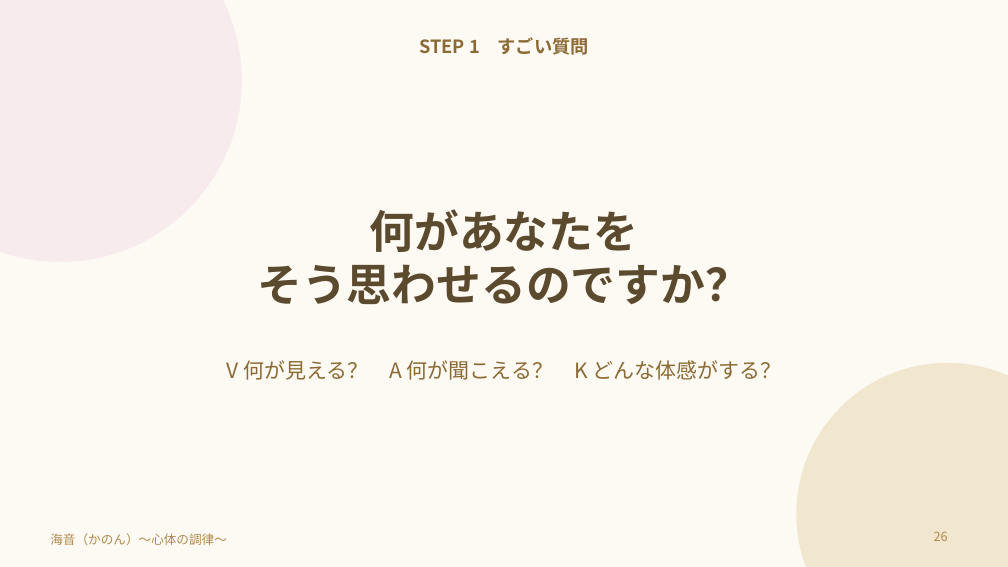
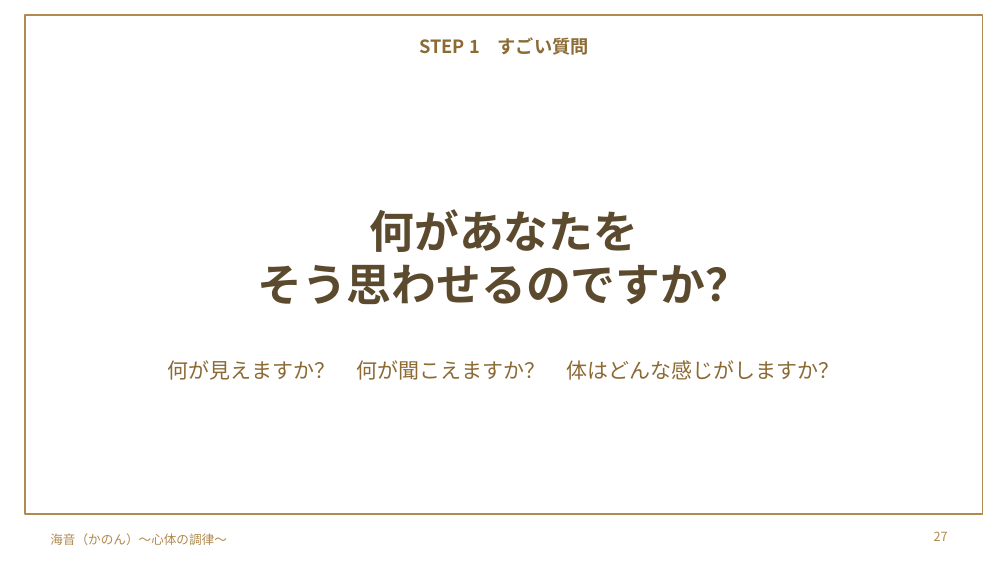
Before and after one commit to y-takahashi-cmd/MyBrain, a slide deck: slide 27 of 20_Projects/海音_心体の調律/単発/仁部あきえさん/20261028_仁部あきえさん_お金のブロック単発セッション.pptx (slide 26 before the commit). Drawn at 1008x567 pixels with LibreOffice and Linux fonts; fonts in the diff are those of the drawing; background and template pictures are left out. Boxes give left, top, right and bottom in pixels: in the first picture for what was removed or moved away, otherwise in the second. Text is boxed around its words. In the diff, an @@ line names an element or a change of style, - is before the commit and + after.

```diff
--- a/20_Projects/海音_心体の調律/単発/仁部あきえさん/20261028_仁部あきえさん_お金のブロック単発セッション.pptx
+++ b/20_Projects/海音_心体の調律/単発/仁部あきえさん/20261028_仁部あきえさん_お金のブロック単発セッション.pptx
@@ background #FDFAF4 to picture (left out) @@
@@ ellipse removed at bbox=[0, 0, 242, 262] @@
@@ rectangle added at bbox=[25, 15, 983, 514], outline #B08A4E 1 pt @@
@@ text at bbox=[168, 360, 840, 380]: text changed @@
-V 何が見える？ A 何が聞こえる？ K どんな体感がする？
+何が見えますか？ 何が聞こえますか？ 体はどんな感じがしますか？
@@ ellipse removed at bbox=[796, 363, 1008, 567] @@
@@ page number at bbox=[934, 531, 948, 541]: text changed @@
-26
+27
```
Also in this commit, not shown: 25 other slides changed, 1 slide added.
